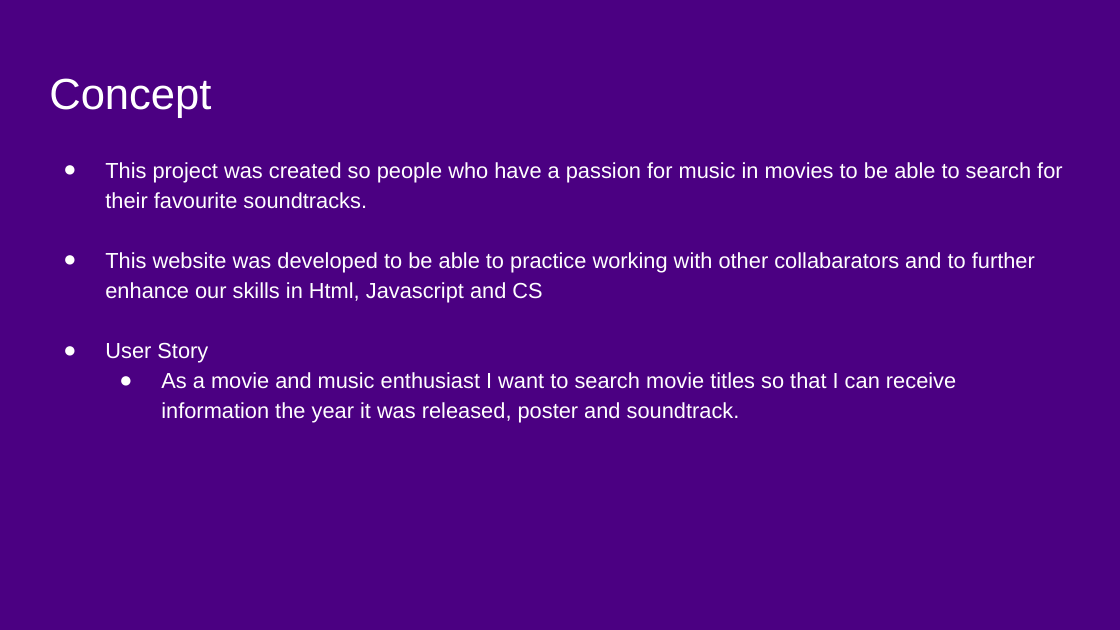
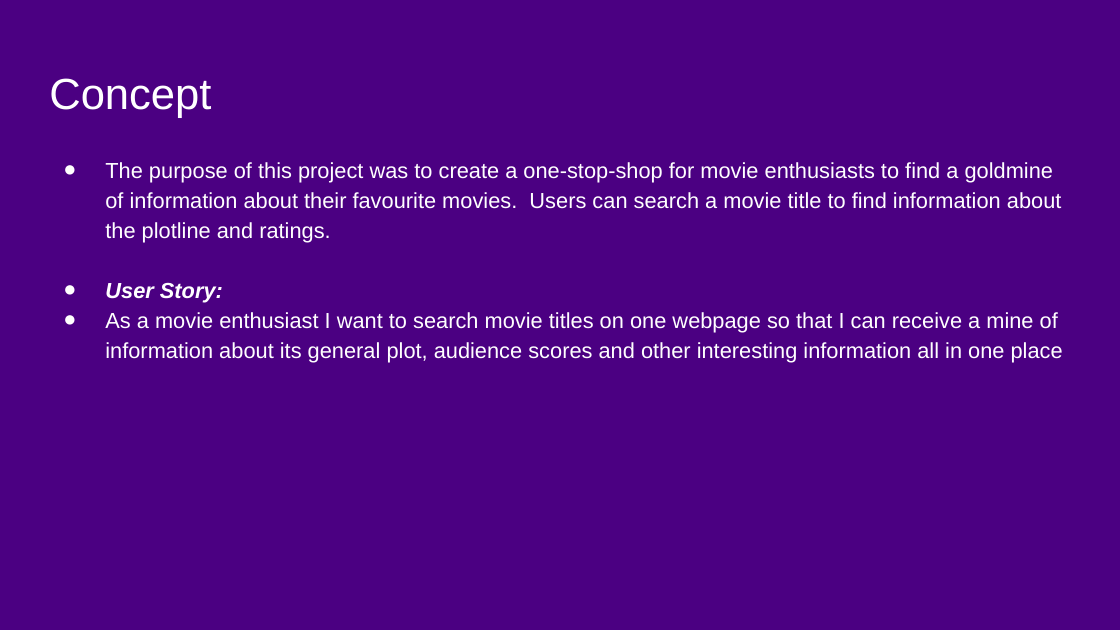
Before and after one commit to breakfireaus/Movie-database, a slide deck: slide 3 of file-storage/Project Presentation.pptx. Drawn at 1120x630 pixels with LibreOffice and Linux fonts; fonts in the diff are those of the drawing. Boxes give left, top, right and bottom in pixels: in the first picture for what was removed or moved away, otherwise in the second. Text is boxed around its words. In the diff, an @@ line names an element or a change of style, - is before the commit and + after.

```diff
--- a/file-storage/Project Presentation.pptx
+++ b/file-storage/Project Presentation.pptx
@@ text at (x1=105, y1=162, x2=1063, y2=362): text changed @@
-● This project was created so people who have a passion for music in movies to be able to search for their favourite soundtracks.
-● This website was developed to be able to practice working with other collabarators and to further enhance our skills in Html, Javascript and CS
-● User Story
-  ● As a movie and music enthusiast I want to search movie titles so that I can receive information the year it was released, poster and soundtrack.
+● The purpose of this project was to create a one-stop-shop for movie enthusiasts to find a goldmine of information about their favourite movies. Users can search a movie title to find information about the plotline and ratings.
+● User Story:
+● As a movie enthusiast I want to search movie titles on one webpage so that I can receive a mine of information about its general plot, audience scores and other interesting information all in one place
```
Also in this commit, not shown: 3 other slides changed, 1 other file.
